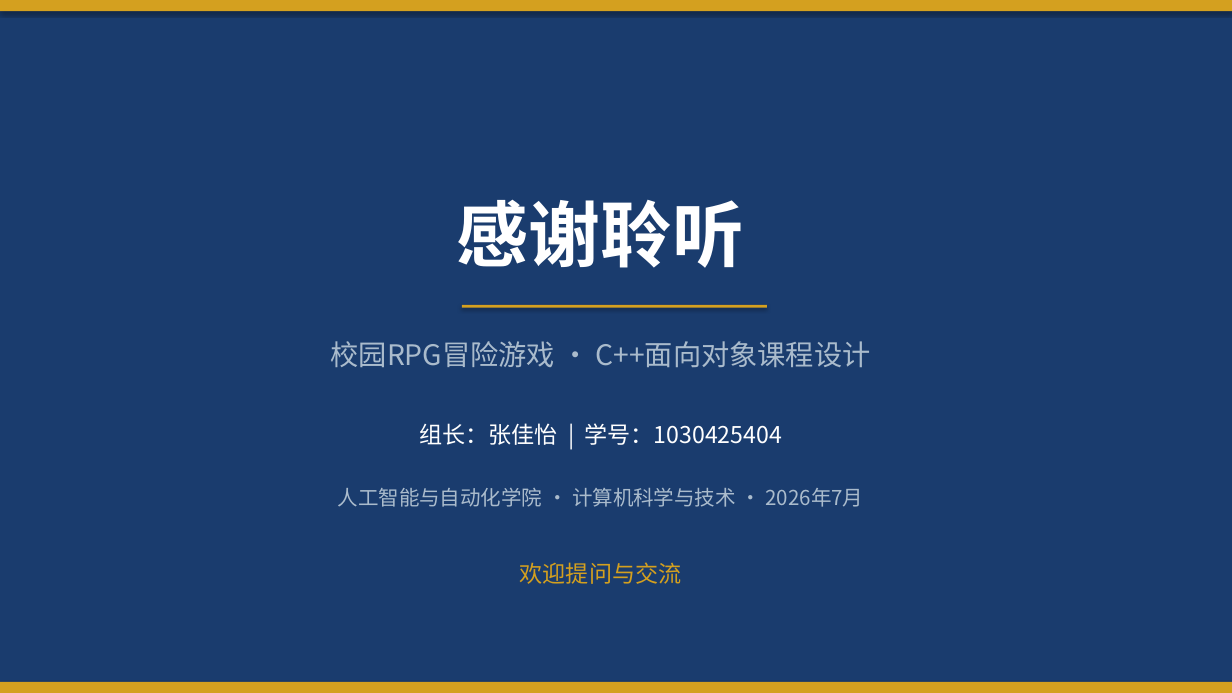
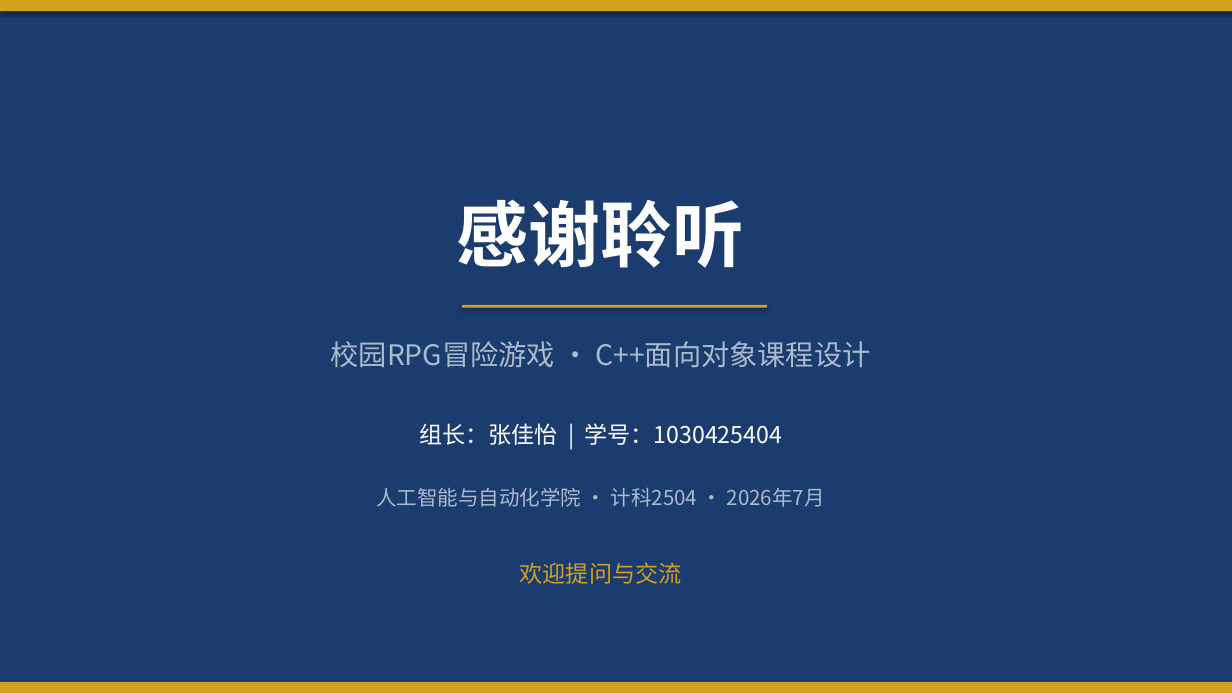
Before and after one commit to wechi123/-, a slide deck: slide 16 of build/校园RPG冒险游戏_汇报.pptx (slide 18 before the commit). Drawn at 1232x693 pixels with LibreOffice and Linux fonts; fonts in the diff are those of the drawing. Boxes give left, top, right and bottom in pixels: in the first picture for what was removed or moved away, otherwise in the second. Text is boxed around its words. In the diff, an @@ line names an element or a change of style, - is before the commit and + after.

```diff
--- a/build/校园RPG冒险游戏_汇报.pptx
+++ b/build/校园RPG冒险游戏_汇报.pptx
@@ text at [376,488,825,507]: text changed @@
-人工智能与自动化学院 · 计算机科学与技术 · 2026年7月
+人工智能与自动化学院 · 计科2504 · 2026年7月
```
Also in this commit, not shown: 10 other slides changed, 5 slides added, 7 slides removed, 24 other files.
